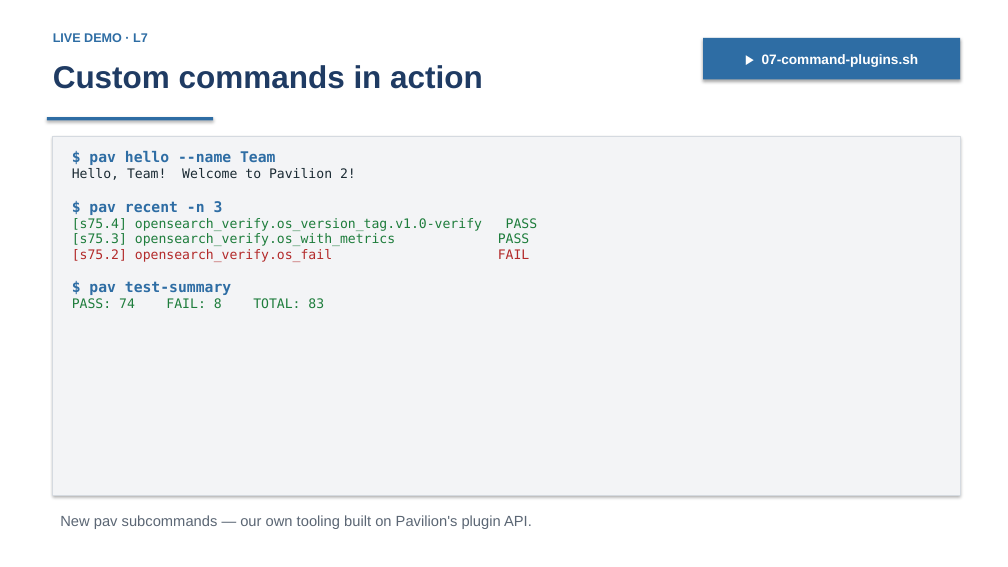
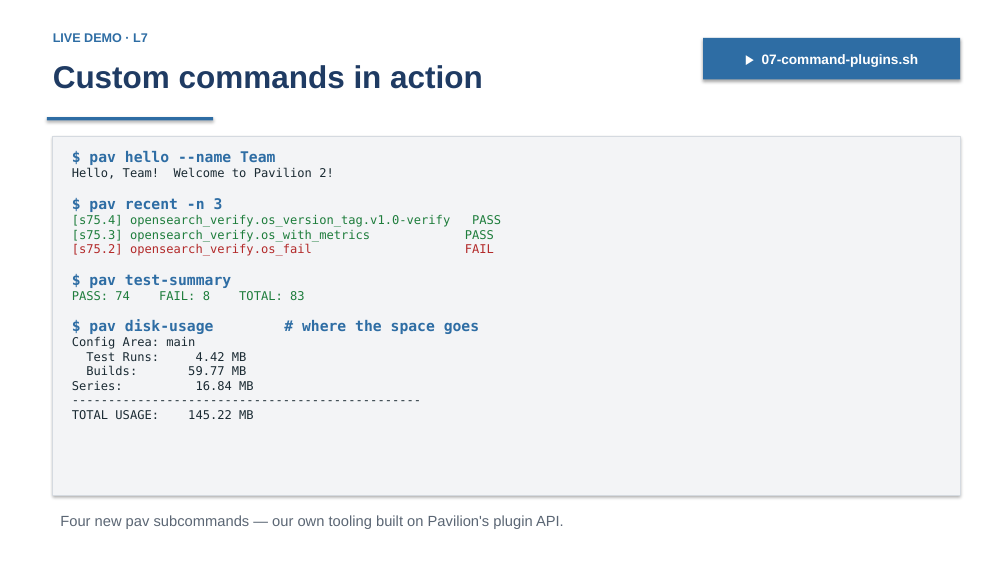
Before and after one commit to curtisecombsjr/pavilion-workshop, a slide deck: slide 39 of pavilion-workshop.pptx. Drawn at 1008x567 pixels with LibreOffice and Linux fonts; fonts in the diff are those of the drawing. Boxes give left, top, right and bottom in pixels: in the first picture for what was removed or moved away, otherwise in the second. Text is boxed around its words. In the diff, an @@ line names an element or a change of style, - is before the commit and + after.

```diff
--- a/pavilion-workshop.pptx
+++ b/pavilion-workshop.pptx
@@ text in rectangle at (72, 168, 494, 300): size 12.5 to 11.5 pt in "Hello, Team! Welcome to Pavilion 2!", "[s75.4] opensearch_verify.os_version_tag.v1.0-verify PASS", "[s75.3] opensearch_verify.os_with_metrics PASS", "[s75.2] opensearch_verify.os_fail FAIL" and 1 more places @@
@@ text in rectangle at (72, 319, 479, 419): paragraphs added @@
+$ pav disk-usage # where the space goes
+Config Area: main
+Test Runs: 4.42 MB
+Builds: 59.77 MB
+Series: 16.84 MB
+------------------------------------------------
+TOTAL USAGE: 145.22 MB
@@ text at (60, 515, 564, 529): text changed @@
-New pav subcommands — our own tooling built on Pavilion's plugin API.
+Four new pav subcommands — our own tooling built on Pavilion's plugin API.
```
Also in this commit, not shown: 1 slide removed, 1 other file.
